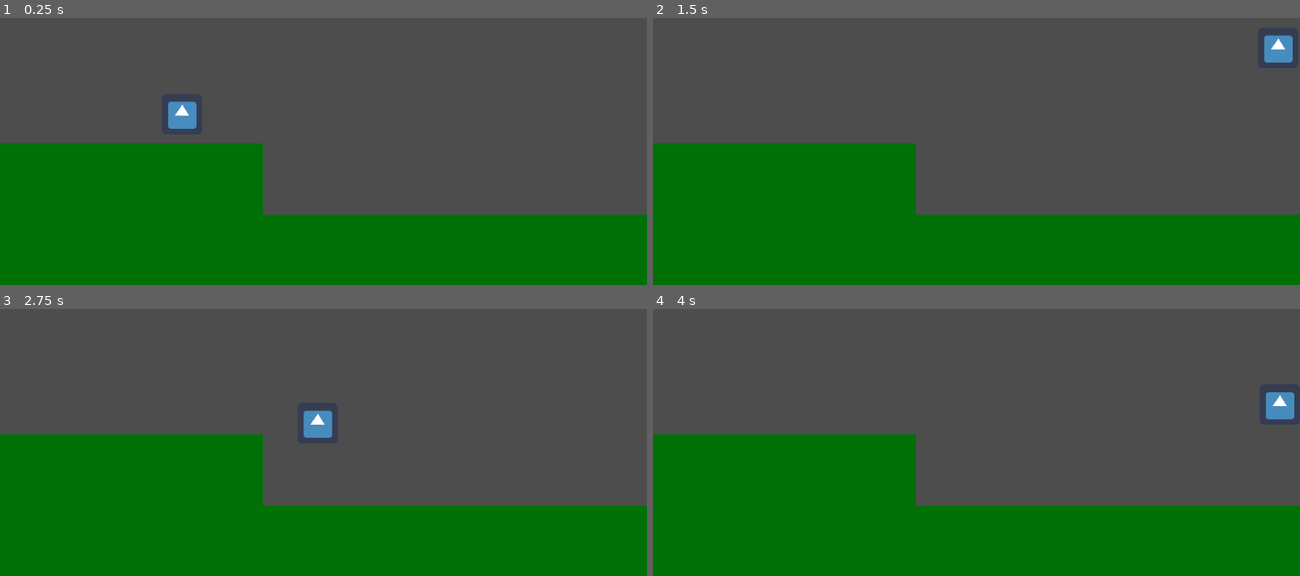
Above: before the commit, frames 1-4 (two rows, left to right).
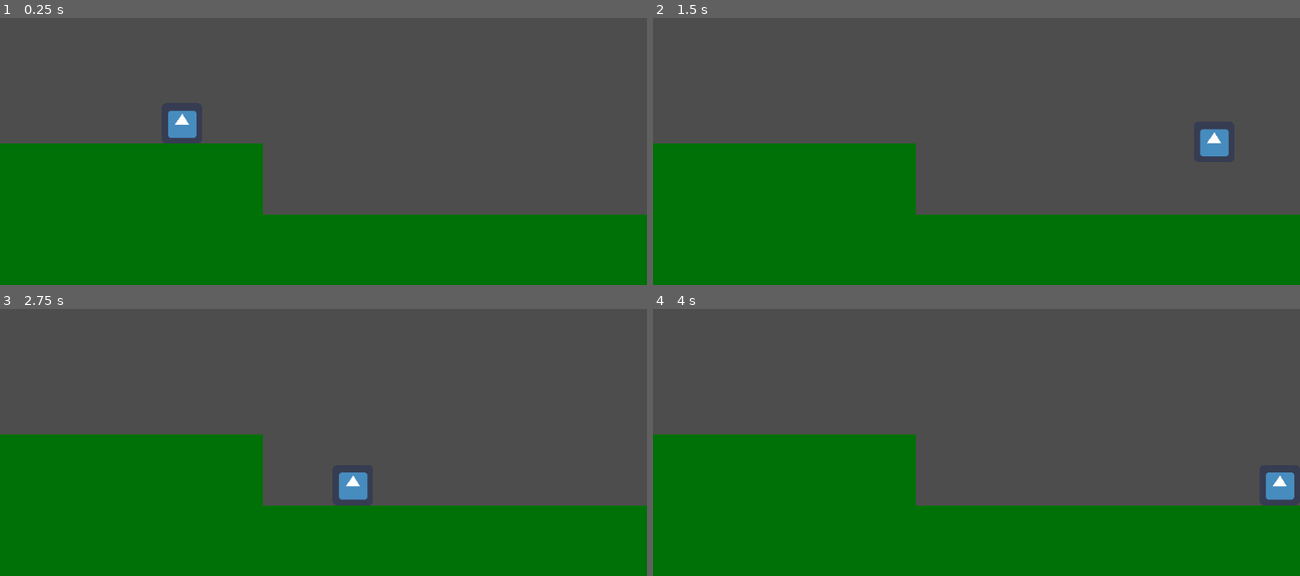
Above: after the commit, the same moments.

Repository: Ev01/PlatformerController2D
Game: Godot game, scene res://DemoScene.tscn
Same seed, same stepped clock (60 frames per second), same inputs: the game is played once before the commit and once after it. The engine's default icon, where the game draws it, is replaced by a stand-in: a white triangle on a blue panel in a dark square.
Inputs:
- Up to frame 1 (0.25 s): no input
- Up to frame 2 (1.5 s): hold Right (move_right) from 0.53 s (still down); tap Up (jump) at 0.6, 0.77, 1.07, 1.35 s
- Up to frame 3 (2.75 s): tap Up (jump) at 1.52, 1.82, 2.1 s; release Right (move_right) at 2.03 s; hold Left (move_left) from 2.03 s (still down)
- Up to frame 4 (4 s): release Left (move_left) at 2.78 s; hold Right (move_right) from 2.78 s (still down); tap Up (jump) at 2.85, 3.02, 3.32, 3.6, 3.77 s

The runs differ from the first frame. In frame 1, 0.4% of the frame differs, in the area x 26-31%, y 31-45%; in frame 2, 0.9%, in the area x 84-99%, y 6-52%; in frame 3, 0.9%; in frame 4, 0.9%.

Commit message:
Add jumped signal

Diff:
--- a/DemoScene.tscn
+++ b/DemoScene.tscn
@@ -59,10 +59,11 @@
 [node name="PlatformerController2D" type="CharacterBody2D" parent="."]
 position = Vector2(288, 320)
 script = ExtResource("1")
-max_jump_height = 100.0
-jump_duration = 1.0
-max_jump_amount = 2
-max_acceleration = 6000
+max_jump_height = 150.0
+min_jump_height = 60.0
+jump_duration = 0.25
+max_acceleration = 10000
+friction = 20
 
 [node name="icon" type="Sprite2D" parent="PlatformerController2D"]
 texture = ExtResource("2")
--- a/platformer_controller/platformer_controller.gd
+++ b/platformer_controller/platformer_controller.gd
@@ -1,6 +1,9 @@
 extends CharacterBody2D
 
 class_name PlatformerController2D
+
+signal jumped(is_ground_jump: bool)
+
 
 # Set these to the name of your action (in the Input Map)
 ## Name of input action to move left.
@@ -184,8 +187,11 @@
 
 	if jumps_left < max_jump_amount: # If we are double jumping
 		velocity.y = -double_jump_velocity
+		emit_signal("jumped", false)
 	else:
 		velocity.y = -jump_velocity
+		emit_signal("jumped", true)
+
 	jumps_left -= 1
 
 	coyote_timer.stop()
